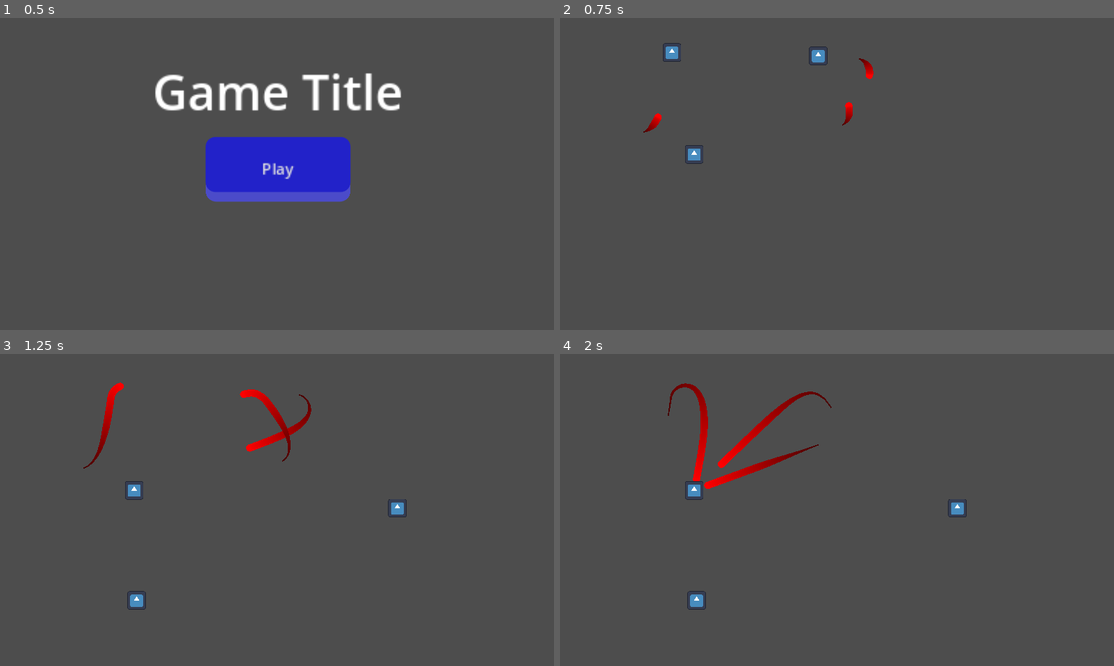
Above: before the commit, frames 1-4 (two rows, left to right).
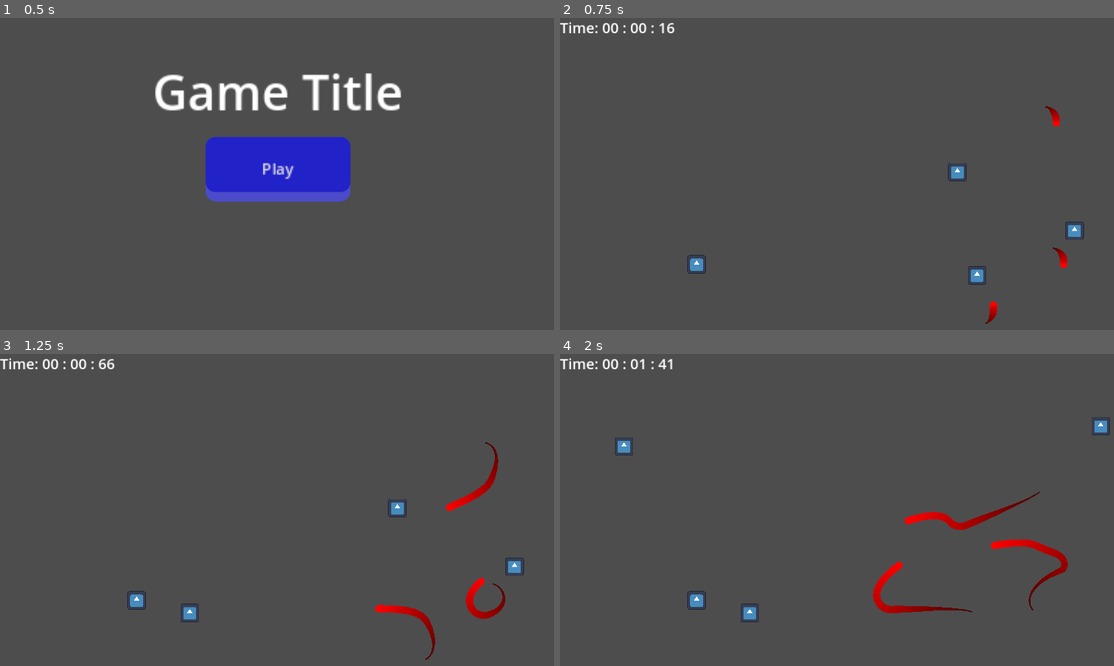
Above: after the commit, the same moments.

Repository: MaxMorfiX/GMTK2023
Game: Godot game, scene res://Menus/MainMenu/MainMenu.tscn
The game is run twice, just before and just after one commit, with the same random seed, the same clock (stepped at 60 frames per second) and the same inputs. The engine's default icon, where the game draws it, is replaced by a stand-in: a white triangle on a blue panel in a dark square.
Inputs:
- Up to frame 1 (0.5 s): no input
- Up to frame 2 (0.75 s): click "Play" at 0.5 s
- Up to frame 3 (1.25 s): no input
- Up to frame 4 (2 s): hold Right (ui_right) from 1.28 s (still down)

Frame 1 is identical in both runs. In frame 2, 1.6% of the frame differs, in the area x 0-95%, y 1-98%; in frame 3, 2.5%; in frame 4, 3.6%, in the area x 0-100%, y 1-86%.

Commit message:
more improvings | added timer

Diff:
--- a/Game/Main/Apple/Apple.gd
+++ b/Game/Main/Apple/Apple.gd
@@ -6,10 +6,12 @@
 
 var picked = false
 
+@onready var apple_spawner = get_parent()
+
 func pick():
 
 	picked = true
 
-	get_parent().add_new_apple()
+	apple_spawner.add_new_apple()
 
 	self.queue_free()
--- a/Game/Main/Apple/Player/Player.gd
+++ b/Game/Main/Apple/Player/Player.gd
@@ -3,6 +3,7 @@
 class_name Player
 
 @export_range(100, 500) var moveSpeed = 400
+@onready var screenSize: Vector2 = get_viewport().get_visible_rect().size
 
 func _process(delta: float) -> void:
 
@@ -14,3 +15,10 @@
 		position.x -= moveSpeed*delta
 	elif Input.is_action_pressed("ui_right"):
 		position.x += moveSpeed*delta
+
+	position.x = posmod(int(position.x), int(screenSize.x))
+	position.y = posmod(int(position.y), int(screenSize.y))
+
+func _on_area_entered(area: Area2D) -> void:
+	if area is Snake:
+		print("game over!")
--- a/Game/Main/Apple/Player/Player.tscn
+++ b/Game/Main/Apple/Player/Player.tscn
@@ -6,3 +6,5 @@
 [node name="Player" instance=ExtResource("1_thps8")]
 script = ExtResource("2_iosex")
 moveSpeed = 400
+
+[connection signal="area_entered" from="." to="." method="_on_area_entered"]
--- a/Game/Main/ApplesSpawner.gd
+++ b/Game/Main/ApplesSpawner.gd
@@ -1,4 +1,6 @@
 extends Node2D
+
+class_name ApplesSpawner
 
 var rng: RandomNumberGenerator = RandomNumberGenerator.new()
 @onready var screenSize: Vector2 = get_viewport().get_visible_rect().size
--- /dev/null
+++ b/Game/Main/Game.gd
@@ -0,0 +1,22 @@
+extends Node2D
+
+@export var snakes: int = 3
+@export var apples: int = 3
+
+@onready var snakes_spawner: SnakesSpawner = $Snakes
+@onready var apples_spawner: ApplesSpawner = $Apples
+
+var rng: RandomNumberGenerator = RandomNumberGenerator.new()
+@onready var screenSize: Vector2 = get_viewport().get_visible_rect().size
+
+func _ready() -> void:
+
+	var x: float = rng.randf()*screenSize.x
+	var y: float = rng.randf()*screenSize.y
+
+	$Apples/Player.position = Vector2(x, y)
+
+	for i in snakes:
+		snakes_spawner.add_new_snake()
+	for i in apples:
+		apples_spawner.add_new_apple()
--- a/Game/Main/Main.tscn
+++ b/Game/Main/Main.tscn
@@ -1,26 +1,23 @@
-[gd_scene load_steps=5 format=3 uid="uid://b3jwnnd27qrph"]
+[gd_scene load_steps=7 format=3 uid="uid://b3jwnnd27qrph"]
 
-[ext_resource type="PackedScene" uid="uid://cawr2rx46ov2t" path="res://Game/Main/Snake/Snake.tscn" id="1_s42fb"]
+[ext_resource type="Script" path="res://Game/Main/SnakesSpawner.gd" id="1_nergm"]
+[ext_resource type="Script" path="res://Game/Main/Game.gd" id="1_ot3iw"]
 [ext_resource type="PackedScene" uid="uid://ceggt2l0nwwoh" path="res://Game/Main/Apple/Player/Player.tscn" id="2_dftar"]
 [ext_resource type="Script" path="res://Game/Main/ApplesSpawner.gd" id="2_u2rm0"]
-[ext_resource type="PackedScene" uid="uid://dp8pxio0j1r56" path="res://Game/Main/Apple/Apple.tscn" id="3_1vh2a"]
+[ext_resource type="Script" path="res://Game/Main/Timer.gd" id="5_pcnv7"]
+
+[sub_resource type="LabelSettings" id="LabelSettings_aw7w0"]
+font_size = 30
 
 [node name="Main" type="Node2D"]
 
 [node name="Game" type="Node2D" parent="."]
+script = ExtResource("1_ot3iw")
 
 [node name="Snakes" type="Node2D" parent="Game"]
+script = ExtResource("1_nergm")
 
 [node name="SnakeTrails" type="Node2D" parent="Game/Snakes"]
-
-[node name="Snake" parent="Game/Snakes" instance=ExtResource("1_s42fb")]
-position = Vector2(168, 239)
-
-[node name="Snake2" parent="Game/Snakes" instance=ExtResource("1_s42fb")]
-position = Vector2(614, 85)
-
-[node name="Snake3" parent="Game/Snakes" instance=ExtResource("1_s42fb")]
-position = Vector2(580, 225)
 
 [node name="Apples" type="Node2D" parent="Game"]
 script = ExtResource("2_u2rm0")
@@ -28,8 +25,18 @@
 [node name="Player" parent="Game/Apples" instance=ExtResource("2_dftar")]
 position = Vector2(232, 73)
 
-[node name="Apple" parent="Game/Apples" instance=ExtResource("3_1vh2a")]
-position = Vector2(278, 284)
+[node name="Control" type="Control" parent="."]
+layout_mode = 3
+anchors_preset = 15
+anchor_right = 1.0
+anchor_bottom = 1.0
+grow_horizontal = 2
+grow_vertical = 2
 
-[node name="Apple2" parent="Game/Apples" instance=ExtResource("3_1vh2a")]
-position = Vector2(535, 80)
+[node name="Timer" type="Label" parent="Control"]
+layout_mode = 0
+offset_right = 40.0
+offset_bottom = 23.0
+text = "Time: 00:00"
+label_settings = SubResource("LabelSettings_aw7w0")
+script = ExtResource("5_pcnv7")
--- a/Game/Main/Snake/Snake.gd
+++ b/Game/Main/Snake/Snake.gd
@@ -1,4 +1,4 @@
-extends Node2D
+extends Area2D
 
 class_name Snake
 
--- a/Game/Main/Snake/Snake.tscn
+++ b/Game/Main/Snake/Snake.tscn
@@ -5,7 +5,7 @@
 [sub_resource type="CircleShape2D" id="CircleShape2D_mq4vp"]
 radius = 15.0
 
-[node name="Snake" type="Area2D"]
+[node name="Snake" type="Area2D" groups=["Snakes"]]
 script = ExtResource("1_bj8ib")
 max_rotate_speed = 10.0
 ang_deceleration = 1.0
--- /dev/null
+++ b/Game/Main/SnakesSpawner.gd
@@ -0,0 +1,19 @@
+extends Node2D
+
+class_name SnakesSpawner
+
+var rng: RandomNumberGenerator = RandomNumberGenerator.new()
+@onready var screenSize: Vector2 = get_viewport().get_visible_rect().size
+
+func add_new_snake():
+	call_deferred("_really_add_new_snake")
+
+func _really_add_new_snake():
+	var new_snake: Snake = preload('res://Game/Main/Snake/Snake.tscn').instantiate()
+
+	var x: float = rng.randf()*screenSize.x
+	var y: float = rng.randf()*screenSize.y
+
+	new_snake.position = Vector2(x, y)
+
+	add_child(new_snake)
--- /dev/null
+++ b/Game/Main/Timer.gd
@@ -0,0 +1,17 @@
+extends Label
+
+var time: float
+
+func _ready() -> void:
+	time = 0
+
+func _process(delta: float) -> void:
+	time += delta
+
+	var mils = fmod(time, 1)*100
+	var secs = fmod(time, 60)
+	var mins = fmod(time, 60*60) / 60
+
+	var str_time = "Time: %02d : %02d : %02d" % [mins, secs, mils]
+
+	text = str_time
